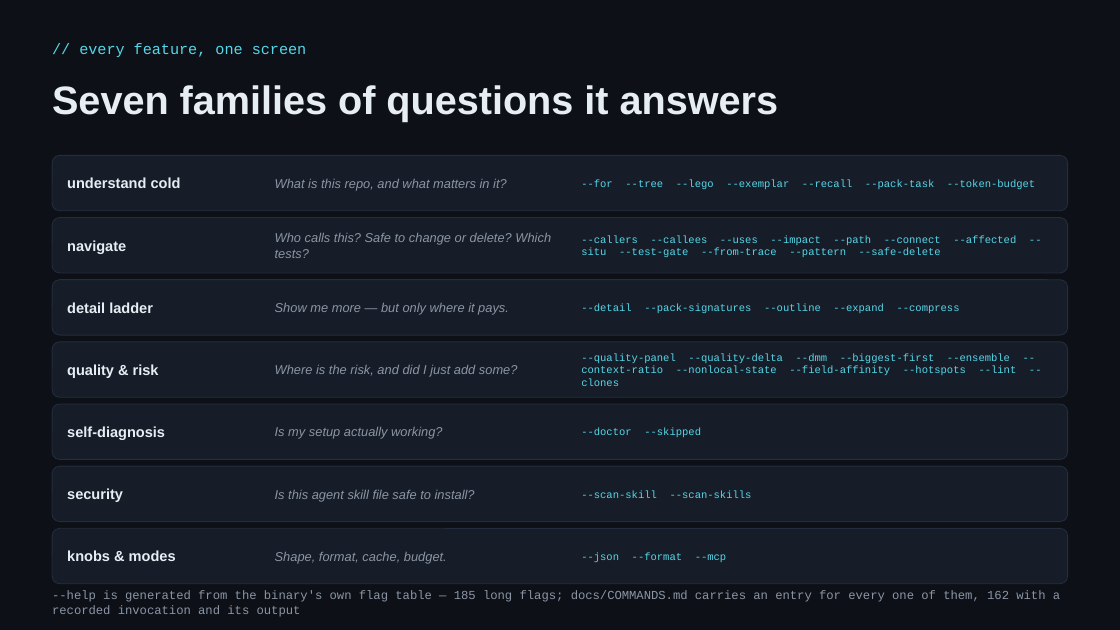
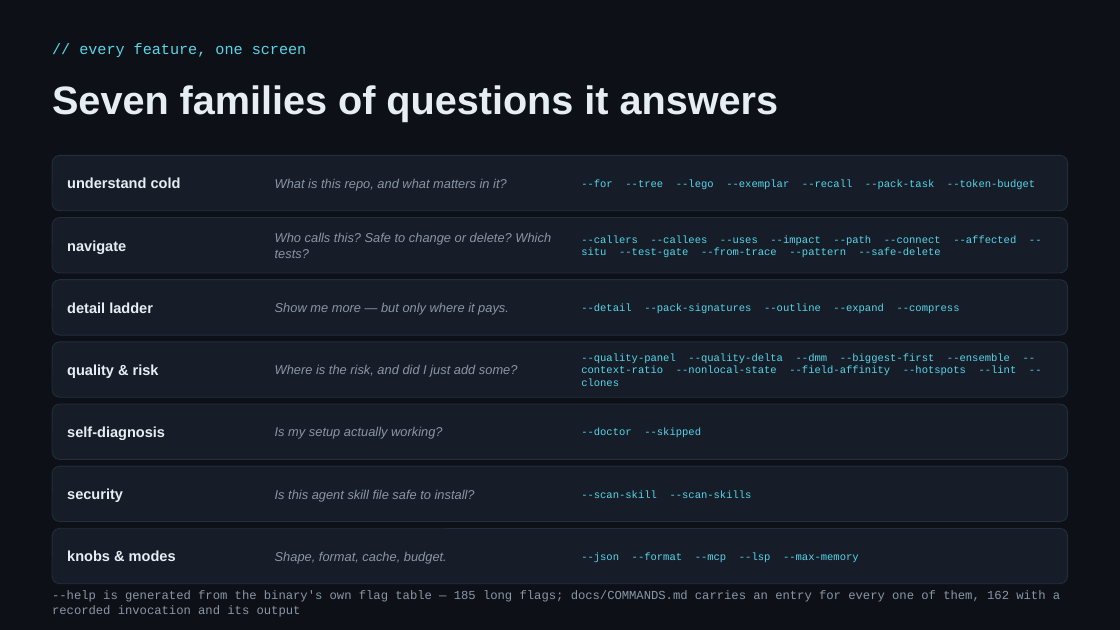
Before and after one commit to KilimcininKorOglu/ripwire, a slide deck: slide 4 of present/ripwire-showcase.pptx. Drawn at 1120x630 pixels with LibreOffice and Linux fonts; fonts in the diff are those of the drawing. Boxes give left, top, right and bottom in pixels: in the first picture for what was removed or moved away, otherwise in the second. Text is boxed around its words. In the diff, an @@ line names an element or a change of style, - is before the commit and + after.

```diff
--- a/present/ripwire-showcase.pptx
+++ b/present/ripwire-showcase.pptx
@@ text at [581, 553, 859, 562]: text changed @@
---json --format --mcp
+--json --format --mcp --lsp --max-memory
```
Also in this commit, not shown: 9 other slides changed, 2 slides added, 2 other files.
